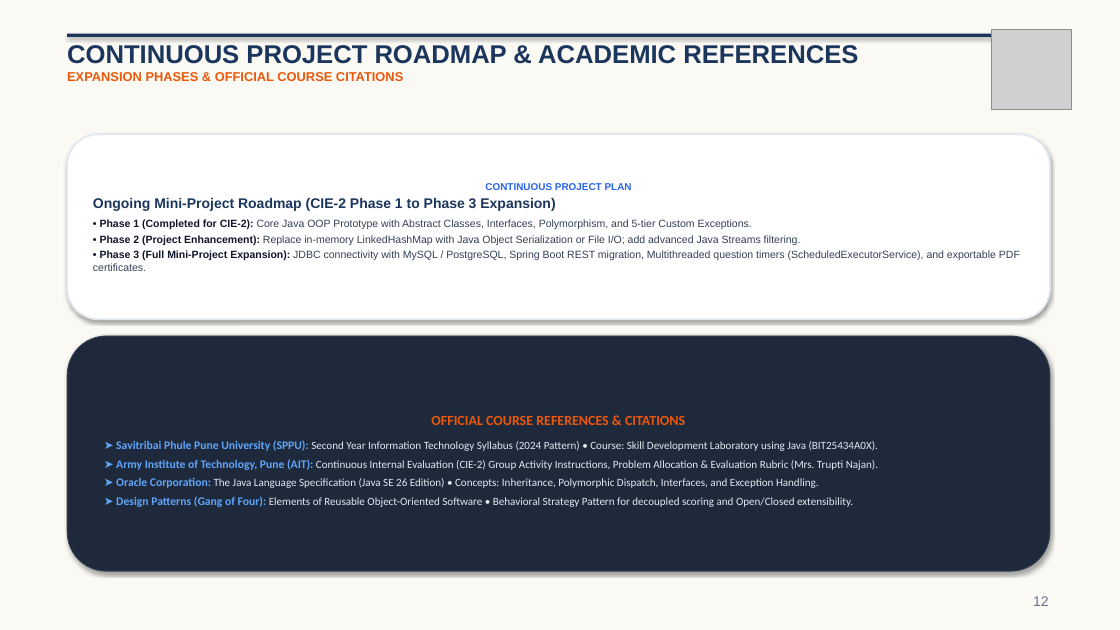
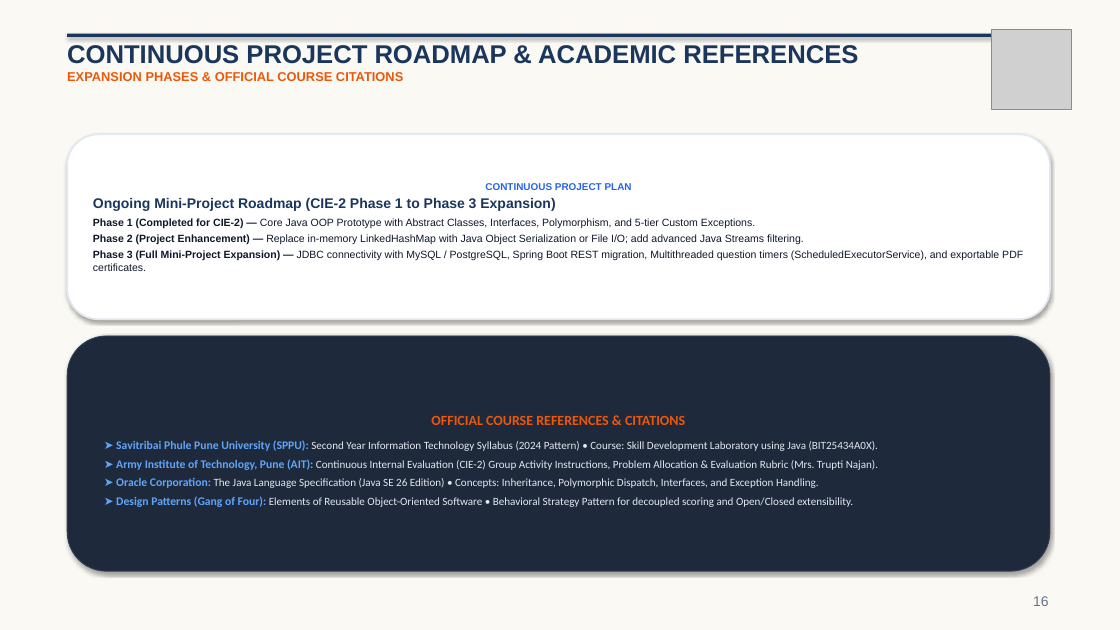
Before and after one commit to abhisheksinghapsb-gif/Online-Quiz-Management-System, a slide deck: slide 16 of Online_Quiz_Management_System_Presentation.pptx (slide 12 before the commit). Drawn at 1120x630 pixels with LibreOffice and Linux fonts; fonts in the diff are those of the drawing; grey boxes stand for pictures. Boxes give left, top, right and bottom in pixels: in the first picture for what was removed or moved away, otherwise in the second. Text is boxed around its words. In the diff, an @@ line names an element or a change of style, - is before the commit and + after.

```diff
--- a/Online_Quiz_Management_System_Presentation.pptx
+++ b/Online_Quiz_Management_System_Presentation.pptx
@@ text in rounded rectangle at <box>93,218,1023,271</box>: text changed; text colour #334155 to #0F172A @@
-• Phase 1 (Completed for CIE-2): Core Java OOP Prototype with Abstract Classes, Interfaces, Polymorphism, and 5-tier Custom Exceptions.
-• Phase 2 (Project Enhancement): Replace in-memory LinkedHashMap with Java Object Serialization or File I/O; add advanced Java Streams filtering.
-• Phase 3 (Full Mini-Project Expansion): JDBC connectivity with MySQL / PostgreSQL, Spring Boot REST migration, Multithreaded question timers (ScheduledExecutorService), and exportable PDF certificates.
+Phase 1 (Completed for CIE-2) — Core Java OOP Prototype with Abstract Classes, Interfaces, Polymorphism, and 5-tier Custom Exceptions.
+Phase 2 (Project Enhancement) — Replace in-memory LinkedHashMap with Java Object Serialization or File I/O; add advanced Java Streams filtering.
+Phase 3 (Full Mini-Project Expansion) — JDBC connectivity with MySQL / PostgreSQL, Spring Boot REST migration, Multithreaded question timers (ScheduledExecutorService), and exportable PDF certificates.
@@ text at <box>1033,596,1049,606</box>: text changed @@
-12
+16
```
Also in this commit, not shown: 11 other slides changed, 4 slides added, 5 other files.
